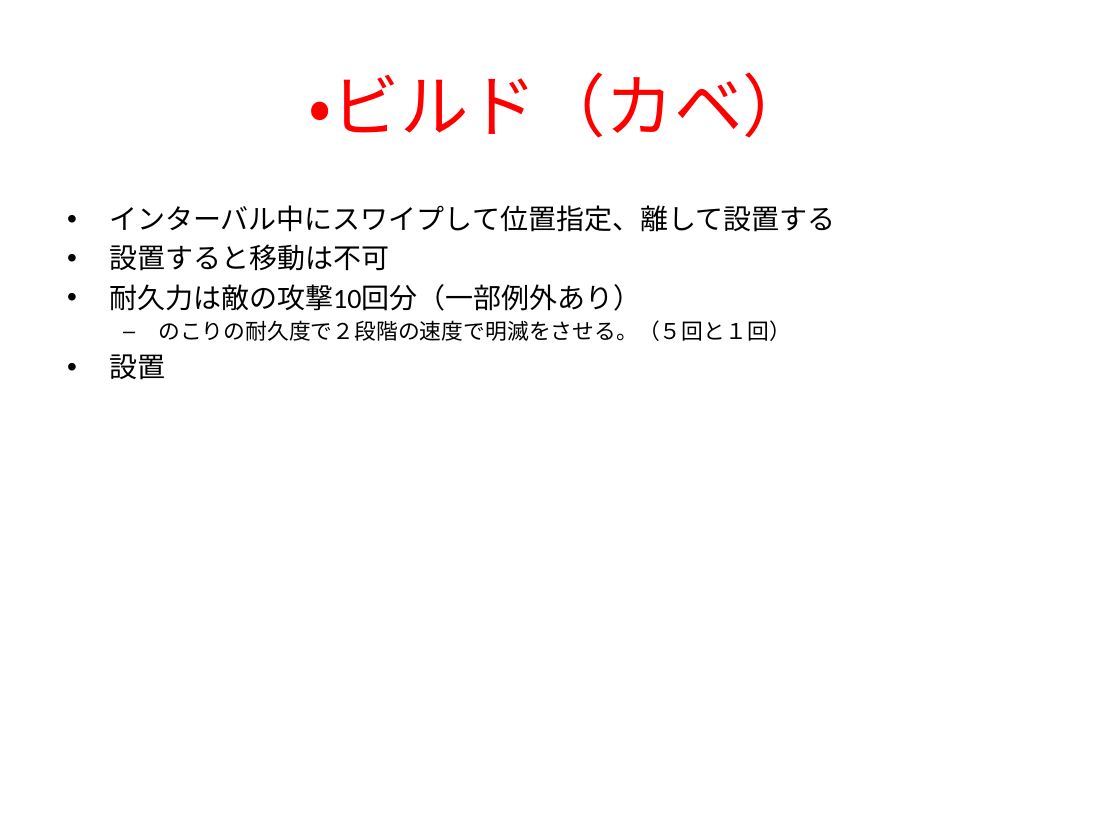
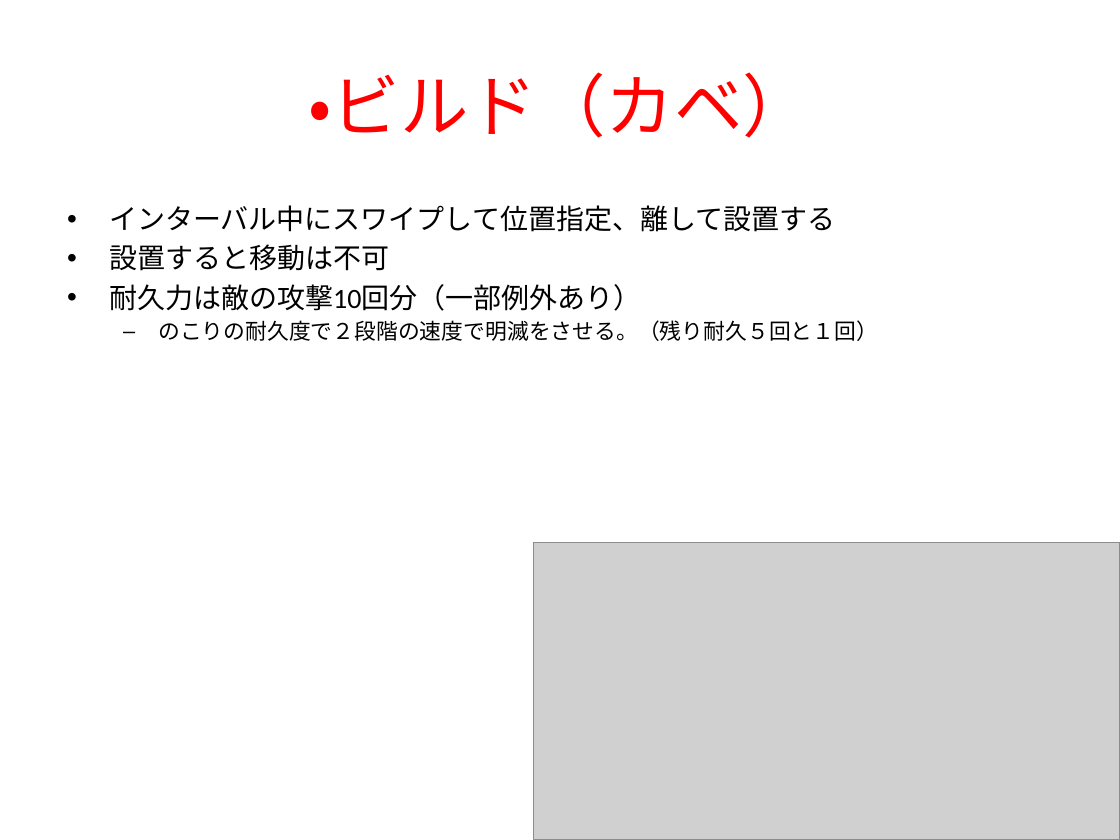
Before and after one commit to flash-kudo/shooting-01, a slide deck: slide 11 of project/資料/スマホ最適化縦STG_仕様書2019.pptx (slide 10 before the commit). Drawn at 1120x840 pixels with LibreOffice and Linux fonts; fonts in the diff are those of the drawing; grey boxes stand for pictures. Boxes give left, top, right and bottom in pixels: in the first picture for what was removed or moved away, otherwise in the second. Text is boxed around its words. In the diff, an @@ line names an element or a change of style, - is before the commit and + after.

Commit message:
se追加＿ビルド周り資料更新

```diff
--- a/project/資料/スマホ最適化縦STG_仕様書2019.pptx
+++ b/project/資料/スマホ最適化縦STG_仕様書2019.pptx
@@ text at bbox=[158, 320, 878, 341]: text changed @@
-  – のこりの耐久度で２段階の速度で明滅をさせる。（５回と１回）
-• 設置
+  – のこりの耐久度で２段階の速度で明滅をさせる。（残り耐久５回と１回）
@@ picture added at bbox=[534, 542, 1120, 840] @@
```
Also in this commit, not shown: 3 other slides changed, 2 slides added, 13 other files.
